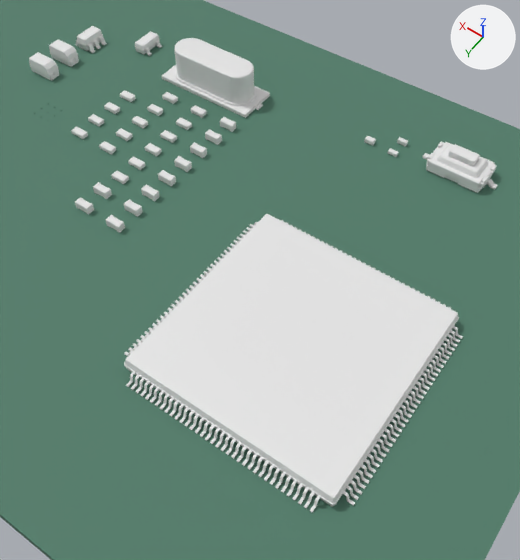
Two versions of the glTF model git-exports/board.glb, one commit apart.
Both versions are drawn from a 50 mm camera at (0.0406, -0.0932, 0.0523) aimed at (0.0648, -0.1271, -0.0011). The axes (+X, +Y, +Z) are drawn at upper right. The lights are the same throughout. The first picture is the older version. Where no turn or scale is listed for an object, it has been applied to the vertices.

Names of what the first picture shows: '=>[0:1:1:14]', 'SW1', 'U3', 'Y3' and 32 more.
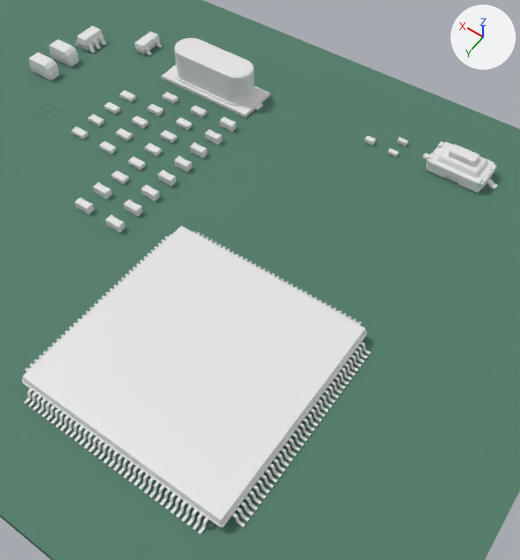
What differs and where, as boxes (x1, y1, x2, y2) in the pictures (520 x 560 px):
'U3', moved
    before: (124, 214, 463, 512)
    after: (22, 226, 371, 534)

What the commit changed:
Object 'U3' (ob_u3) moves from (0.05725, -0.1215, 0.0016) to (0.06275, -0.11566, 0.0016).
